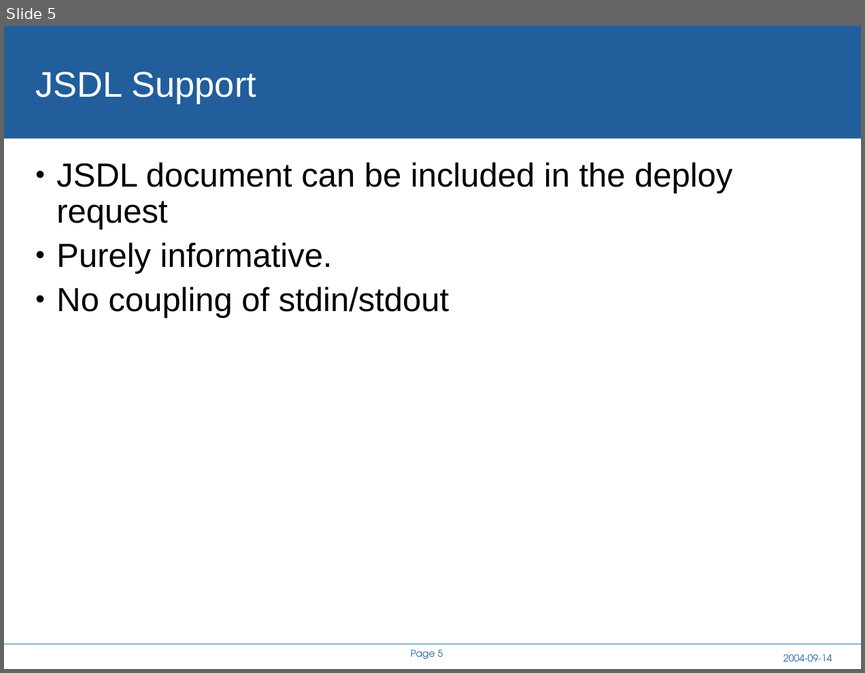
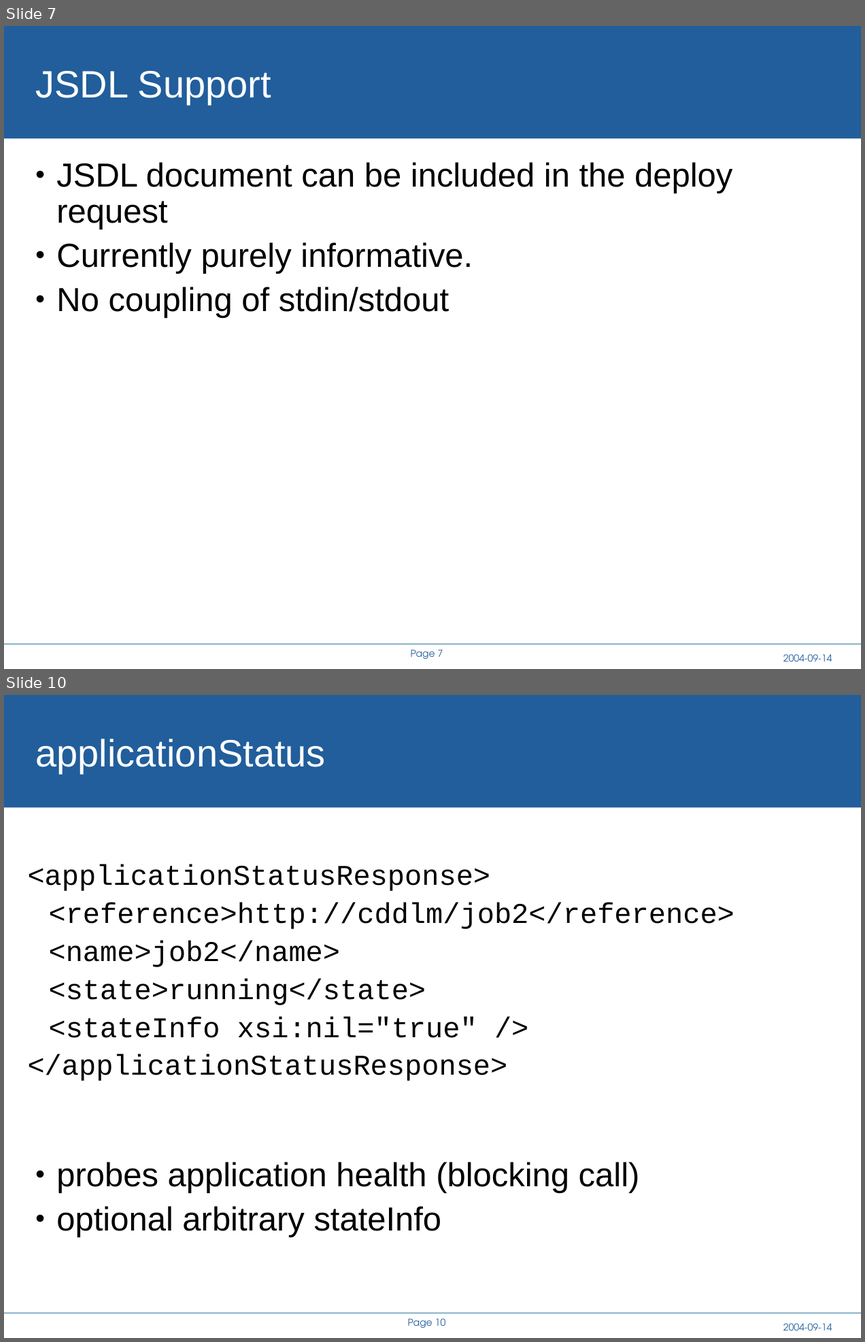
Before and after one commit to rhusar/smartfrog, a slide deck: core/components/cddlm/doc/A Service API for deployment.ppt. Shown one above the other, each under a label of ours: slide 5 before the commit, slides 7 and 10 after it; the slides between them are not shown. The pictures are 865x673 and 865x1342 pixels, drawn with LibreOffice and Linux fonts; fonts in the diff are those of the drawing; background and template pictures are left out. Boxes give left, top, right and bottom in pixels: in the first picture for what was removed or moved away, otherwise in the second. Text is boxed around its words. In the diff, an @@ line names an element or a change of style, - is before the commit and + after.

```diff
--- a/core/components/cddlm/doc/A Service API for deployment.ppt
+++ b/core/components/cddlm/doc/A Service API for deployment.ppt
@@ slide 10 added at (x1=4, y1=695, x2=861, y2=1338), background #FFFFFF; not listed: 4 template elements that a slide beside it also shows @@
@@ title added at (x1=36, y1=739, x2=326, y2=774), 32 pt, text #FFFFFF @@
+applicationStatus
@@ text added at (x1=28, y1=864, x2=734, y2=1081), 24 pt, text #000000 @@
+<applicationStatusResponse>
+<reference>http://cddlm/job2</reference>
+<name>job2</name>
+<state>running</state>
+<stateInfo xsi:nil="true" />
+</applicationStatusResponse>
@@ text added at (x1=56, y1=1161, x2=640, y2=1237), 28 pt, text #000000 @@
+• probes application health (blocking call)
+• optional arbitrary stateInfo
@@ what was slide 5 is now slide 7 @@
@@ slide 7 changed as well @@
@@ title "JSDL Support" at (x1=36, y1=71, x2=271, y2=105): size 30 to 32 pt @@
@@ text at (x1=56, y1=242, x2=473, y2=274): text changed @@
-• Purely informative.
+• Currently purely informative.
@@ page number at (x1=411, y1=649, x2=443, y2=658): text changed @@
-Page 5
+Page 7
```
Also in this commit, not shown: 9 other slides changed, 7 other slides added, 19 other files.
